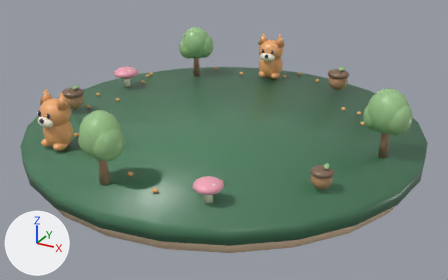
An edit to the glTF model examples/bear-balance/public/models/world.glb, drawn before and after from the same camera.
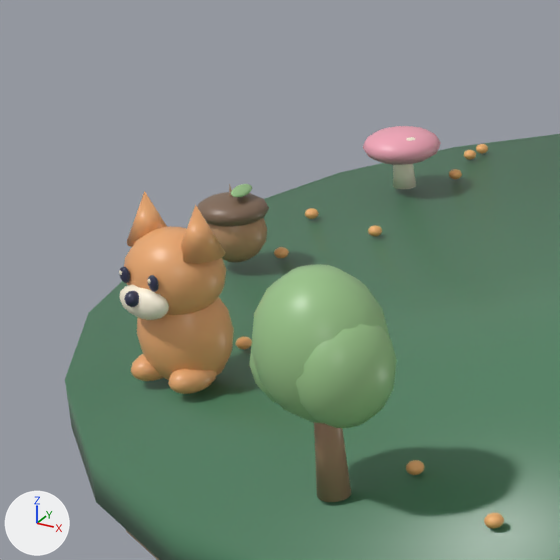
The first picture shows the older version from a camera (50 mm lens) standing at (6.83, -12.42, 5.75) and looking at (0.14, -0.27, -0.33). The close-ups show the older and then the newer version on the part from 0% to 39% of the width and 10% to 73% of the height of that picture. Only the edits that show in the close-ups are written down. The axes (+X, +Y, +Z) are drawn at lower left. The lights are the same throughout. Vertices at exactly the same position are counted once.

The older version as bpy lines, for what is in view:
```python
me_cone_057 = bpy.data.meshes.new('Cone.057')
me_cone_057.from_pydata(...)  # 390 vertices, 764 faces; spans x -0.65..0.65, y -0.5..0.5, z 0.0..1.85
# faces by material slot: [92, 672]
me_cone_057.materials.append(mat_b0886e)  # brown #b0886e
me_cone_057.materials.append(mat_9bc58a)  # green #9bc58a
me_cone_059 = bpy.data.meshes.new('Cone.059')
me_cone_059.from_pydata(...)  # 390 vertices, 764 faces; spans x -0.4..0.4, y -0.4..0.4, z 0.02..0.63
# faces by material slot: [540, 224]
me_cone_059.materials.append(mat_fff5df)  # pale yellow #fff5df
me_cone_059.materials.append(mat_f4a7b9)  # pink #f4a7b9
me_sphere_254 = bpy.data.meshes.new('Sphere.254')
me_sphere_254.from_pydata(...)  # 1304 vertices, 2556 faces; spans x -0.41..0.41, y -0.465..0.3, z -0.05..1.33
# faces by material slot: [988, 672, 672, 224]
me_sphere_254.materials.append(mat_edab72)  # orange #edab72
me_sphere_254.materials.append(mat_fff5df)  # pale yellow #fff5df
me_sphere_254.materials.append(mat_333653)  # dark blue #333653
me_sphere_254.materials.append(mat_f4a7b9)  # pink #f4a7b9
ob_fox_002 = bpy.data.objects.new('fox.002', me_sphere_254)
ob_fox_002.location = (-2.587, -2.985, 0.0)
ob_fox_002.rotation_euler = (0.0, 0.0, -0.0893)  # degrees (0, 0, -5.1)
ob_fox_002.scale = (1.01, 1.01, 1.01)
ob_mushroom_002 = bpy.data.objects.new('mushroom.002', me_cone_059)
ob_mushroom_002.location = (-3.79, 1.113, 0.0)
ob_mushroom_002.rotation_euler = (0.0, 0.0, -0.108)  # degrees (0, 0, -6.2)
ob_mushroom_002.scale = (0.866, 0.866, 0.866)
ob_tree_003 = bpy.data.objects.new('tree.003', me_cone_057)
ob_tree_003.location = (-0.562, -3.91, 0.0)
ob_tree_003.rotation_euler = (0.0, 0.0, -0.333)  # degrees (0, 0, -19)
ob_tree_003.scale = (0.817, 0.817, 0.817)
# also in view: 'Cone' at (0.0, 0.0, -0.22); 'acorn.002' at (-3.79, -1.11, 0.37)
```
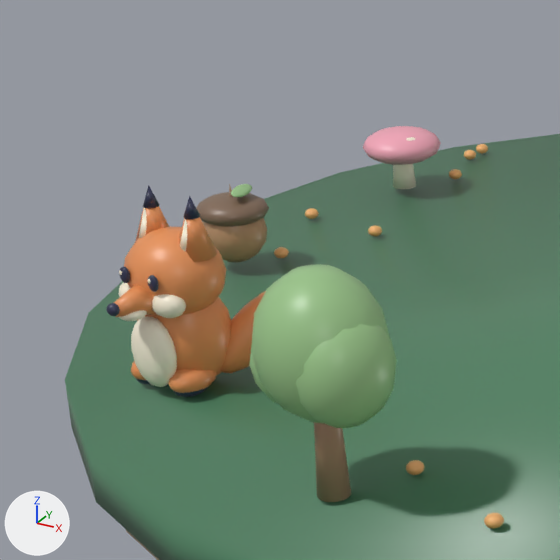
Boxes [x1, y1, x2, y2] around the edits, measured in the close-ups (560 x 560 px; the box of a moved part takes in the faces that stretch with it):
'fox.002', reshaped: before [119, 191, 234, 394]; after [106, 185, 266, 397]
part 1 of me_sphere_254, added (orange): after [135, 206, 169, 242]
part 2 of me_sphere_254, added (orange): after [179, 217, 217, 262]
part 3 of me_sphere_254, added (orange): after [114, 285, 157, 317]
part 4 of me_sphere_254, moved or reshaped: before [119, 285, 169, 320]; after [220, 291, 266, 373]
part 5 of me_sphere_254, added: after [143, 185, 159, 208]
part 6 of me_sphere_254, added (mostly hidden): after [136, 378, 150, 384]
part 7 of me_sphere_254, added: after [184, 195, 200, 219]
part 8 of me_sphere_254, added: after [174, 386, 209, 397]
part 9 of me_sphere_254, added: after [106, 303, 120, 316]
part 10 of me_sphere_254, added (mostly hidden): after [139, 208, 147, 238]
part 11 of me_sphere_254, added (mostly hidden): after [118, 282, 130, 297]
part 12 of me_sphere_254, added (mostly hidden): after [180, 219, 187, 252]
part 13 of me_sphere_254, added (pale yellow): after [152, 294, 186, 318]
part 14 of me_sphere_254, added (pale yellow): after [131, 316, 177, 387]
part 15 of me_sphere_254, added: after [119, 310, 147, 321]
part 16 of me_sphere_254, moved or reshaped (not visible afterwards): before [124, 291, 139, 307]
part 17 of me_sphere_254, deleted: before [127, 191, 167, 247]
part 18 of me_sphere_254, deleted (orange): before [181, 205, 225, 263]
part 19 of me_sphere_254, recoloured: [124, 226, 231, 393] in both

The change, as a list of edits to the scene's bpy script:
```text
Add mat_e9945a:
    mat_e9945a = principled_material('#e9945a')
    mat_e9945a.base_color = (0.815, 0.296, 0.102)  # orange #e9945a
    mat_e9945a.roughness = 0.38
Change me_sphere_254:
    used by ob_fox_002; location = (-2.587, -2.985, 0.0); rotation_euler = (0.0, 0.0, -0.0893), in degrees (0, 0, -5.1); scale = (1.01, 1.01, 1.01)
    remove me_sphere_254.from_pydata(...)  # 1304 vertices, 2556 faces; spans x -0.41..0.41, y -0.465..0.3, z -0.05..1.33
    add me_sphere_254.from_pydata(...)  # 2250 vertices, 4400 faces; spans x -0.37..0.623, y -0.62..0.676, z -0.05..1.385
    me_sphere_254 part 1: a new loose piece, a 24-sided cone pointing to +z spanning x -0.34..-0.06, y -0.14..0.14, z 0.96..1.38, in mat_e9945a (orange #e9945a)
    me_sphere_254 part 2: a new loose piece, a 24-sided cone pointing to +z spanning x 0.06..0.34, y -0.14..0.14, z 0.96..1.38, in mat_e9945a (orange #e9945a)
    me_sphere_254 part 3: a new loose piece, a 24-sided cut cone along y (radius 0.045 at the low end, 0.14 at the high end) spanning x -0.14..0.14, y -0.57..-0.23, z 0.56..0.84, in mat_e9945a (orange #e9945a)
    me_sphere_254 part 4: the loose piece of 114 vertices spanning x -0.22..0.22, y -0.42..-0.22, z 0.56..0.8 is multiplied about its middle by the matrix ((0.678, 1.467, -0.438), (-0.37, 2.685, -0.801), (0.0, 2.577, 1.084)), then moved by (0.36, 0.64, -0.34), in mat_e9945a (orange #e9945a)
    me_sphere_254 part 5: a new loose piece, a 24-sided cone pointing to +z spanning x -0.255..-0.145, y -0.055..0.055, z 1.235..1.385, in mat_333653 (dark blue #333653)
    me_sphere_254 part 6: a new loose piece, a UV sphere (16 segments, 8 rings, poles along z) spanning x -0.29..-0.09, y -0.3..-0.02, z -0.02..0.1, in mat_333653 (dark blue #333653)
    me_sphere_254 part 7: a new loose piece, a 24-sided cone pointing to +z spanning x 0.145..0.255, y -0.055..0.055, z 1.235..1.385, in mat_333653 (dark blue #333653)
    me_sphere_254 part 8: a new loose piece, a UV sphere (16 segments, 8 rings, poles along z) spanning x 0.09..0.29, y -0.3..-0.02, z -0.02..0.1, in mat_333653 (dark blue #333653)
    me_sphere_254 part 9: a new loose piece, a UV sphere (16 segments, 8 rings, poles along z) spanning x -0.05..0.05, y -0.62..-0.54, z 0.665..0.755, in mat_333653 (dark blue #333653)
    me_sphere_254 part 10: a new loose piece, a 24-sided cone pointing to +z spanning x -0.27..-0.13, y -0.13..0.01, z 1.0..1.24, in mat_fff5df (pale yellow #fff5df)
    me_sphere_254 part 11: a new loose piece, a UV sphere (16 segments, 8 rings, poles along z) spanning x -0.3..0.0, y -0.35..-0.15, z 0.58..0.78, in mat_fff5df (pale yellow #fff5df)
    me_sphere_254 part 12: a new loose piece, a 24-sided cone pointing to +z spanning x 0.13..0.27, y -0.13..0.01, z 1.0..1.24, in mat_fff5df (pale yellow #fff5df)
    me_sphere_254 part 13: a new loose piece, a UV sphere (16 segments, 8 rings, poles along z) spanning x 0.0..0.3, y -0.35..-0.15, z 0.58..0.78, in mat_fff5df (pale yellow #fff5df)
    me_sphere_254 part 14: a new loose piece, a UV sphere (16 segments, 8 rings, poles along z) spanning x -0.2..0.2, y -0.39..-0.19, z 0.04..0.56, in mat_fff5df (pale yellow #fff5df)
    me_sphere_254 part 15: a new loose piece, a UV sphere (16 segments, 8 rings, poles along z) spanning x -0.1..0.1, y -0.53..-0.33, z 0.59..0.69, in mat_fff5df (pale yellow #fff5df)
    me_sphere_254 part 16: the loose piece of 114 vertices spanning x -0.055..0.055, y -0.465..-0.355, z 0.675..0.785 is multiplied about its middle by the matrix ((1.755, 1.133, 0.0), (-0.959, 2.074, 0.0), (0.0, 0.0, 2.0)), then moved by (0.51, 0.96, -0.17), in mat_fff5df (pale yellow #fff5df)
    me_sphere_254 part 17: the loose piece of 25 vertices spanning x -0.41..-0.09, y -0.16..0.16, z 0.97..1.33 is deleted
    me_sphere_254 part 18: the loose piece of 25 vertices spanning x 0.09..0.41, y -0.16..0.16, z 0.97..1.33 is deleted
    me_sphere_254 part 19: 896 faces spanning x -0.37..0.37, y -0.35..0.3, z -0.05..1.11 switch from mat_edab72 (orange #edab72) to mat_e9945a (orange #e9945a)
```
